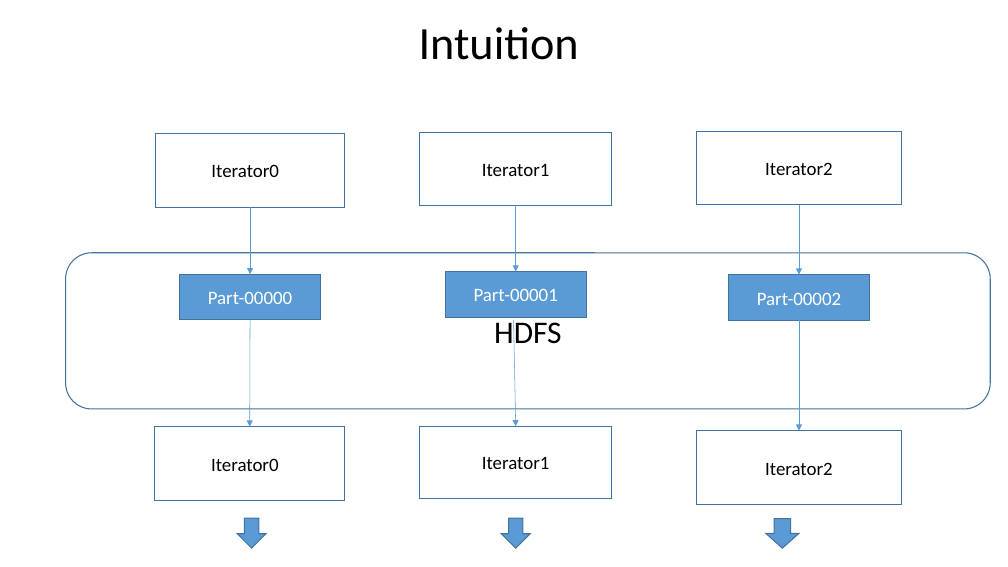
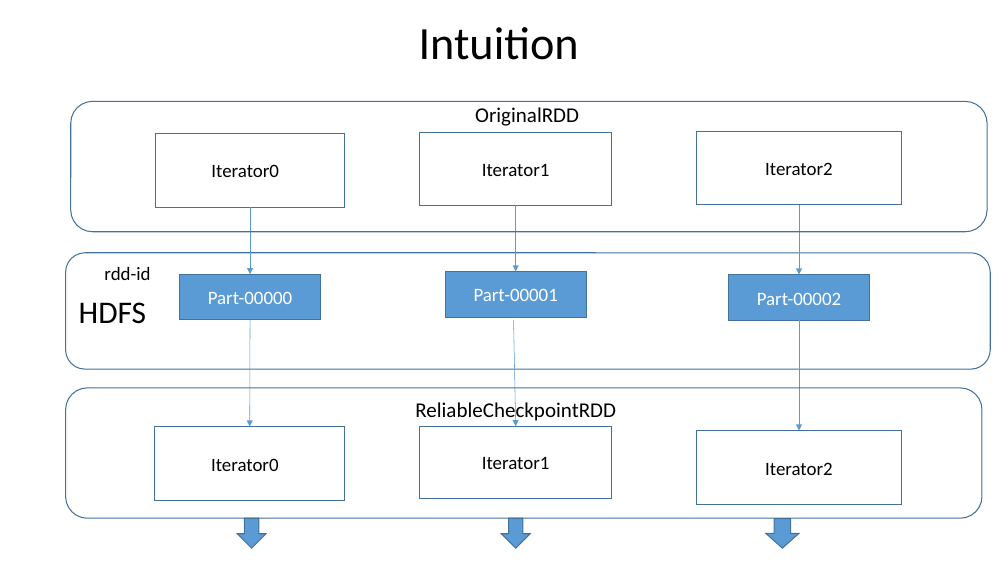
Before and after one commit to nkudinov/apache_spark_pptx, a slide deck: slide 7 of Spark_checkpoint.pptx. Drawn at 1008x567 pixels with LibreOffice and Linux fonts; fonts in the diff are those of the drawing. Boxes give left, top, right and bottom in pixels: in the first picture for what was removed or moved away, otherwise in the second. Text is boxed around its words. In the diff, an @@ line names an element or a change of style, - is before the commit and + after.

Commit message:
add more details about checkpoint

```diff
--- a/Spark_checkpoint.pptx
+++ b/Spark_checkpoint.pptx
@@ rounded rectangle added at bbox=[71, 101, 988, 231], outline #43739E 1 pt @@
@@ text added at bbox=[475, 107, 579, 126], 20 pt, text #000000 @@
+OriginalRDD
@@ rounded rectangle "HDFS": place and size @@
-rounded rectangle "HDFS" at bbox=[66, 253, 991, 409]
+rounded rectangle "HDFS" at bbox=[66, 253, 991, 369]
@@ rounded rectangle "HDFS" at bbox=[66, 253, 991, 369]: alignment centre to left @@
@@ text added at bbox=[104, 267, 150, 280], 18 pt, text #000000 @@
+rdd-id
@@ rounded rectangle added at bbox=[66, 388, 982, 518], outline #43739E 1 pt @@
@@ text added at bbox=[415, 399, 616, 423], 20 pt, text #000000 @@
+ReliableCheckpointRDD
```
